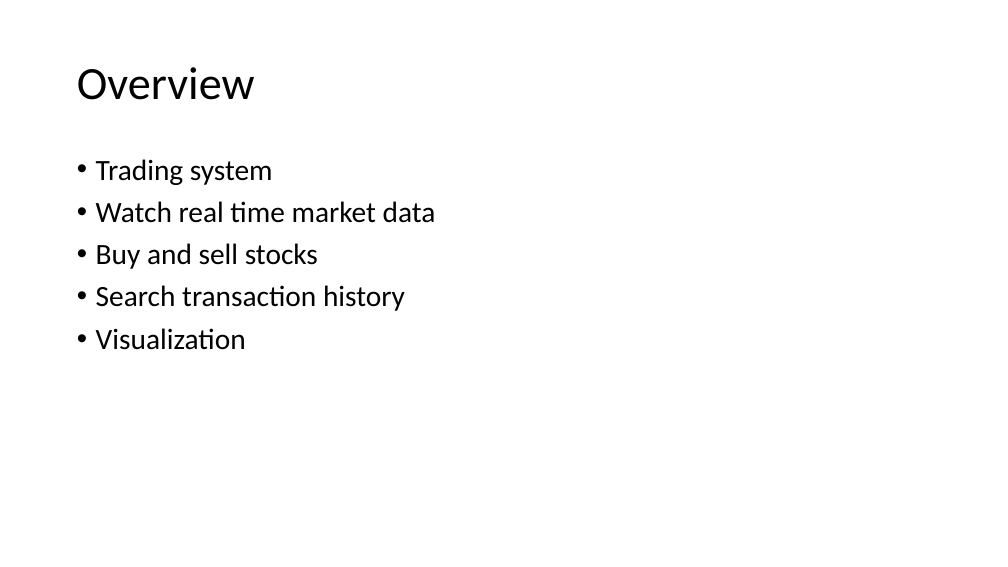
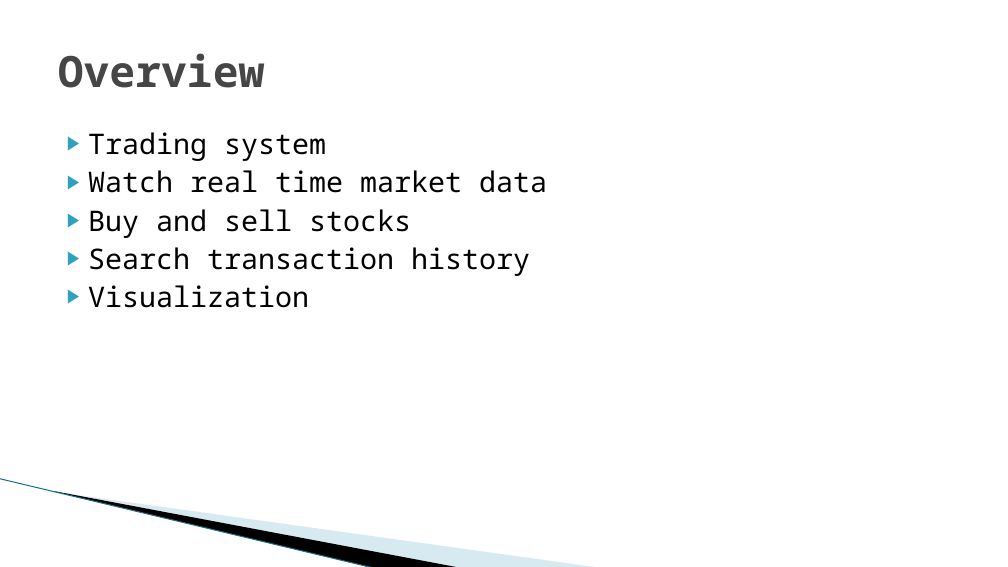
Before and after one commit to nieyan0723/YFTS, a slide deck: slide 3 of TableScheme/YahooFinance.pptx. Drawn at 1008x567 pixels with LibreOffice and Linux fonts; fonts in the diff are those of the drawing; background and template pictures are left out. Boxes give left, top, right and bottom in pixels: in the first picture for what was removed or moved away, otherwise in the second. Text is boxed around its words. In the diff, an @@ line names an element or a change of style, - is before the commit and + after.

```diff
--- a/TableScheme/YahooFinance.pptx
+++ b/TableScheme/YahooFinance.pptx
@@ title "Overview" moved from (x1=77, y1=67, x2=255, y2=100) to (x1=58, y1=53, x2=265, y2=88) @@
@@ title "Overview" at (x1=58, y1=53, x2=265, y2=88): size 44 to 41 pt, font Calibri to Noto Sans Mono, text colour #000000 to #464646, bold on; line spacing 0.9 to 1 @@
@@ text "Trading system" moved from (x1=96, y1=159, x2=436, y2=350) to (x1=88, y1=132, x2=547, y2=308) @@
@@ text "Trading system" at (x1=88, y1=132, x2=547, y2=308): size 28 to 27 pt, font Calibri to Noto Sans Mono; bullet • to ▶; line spacing 0.9 to 1; less space between paragraphs @@
@@ line added from (0, 479) to (374, 567), #97C5D8 0.95 pt @@
@@ freeform shape added at (x1=54, y1=491, x2=461, y2=567), fill #000000 @@
@@ freeform shape added at (x1=55, y1=492, x2=600, y2=567), fill #A0CBDC at 40% opacity @@
```
Also in this commit, not shown: 8 other slides changed.
